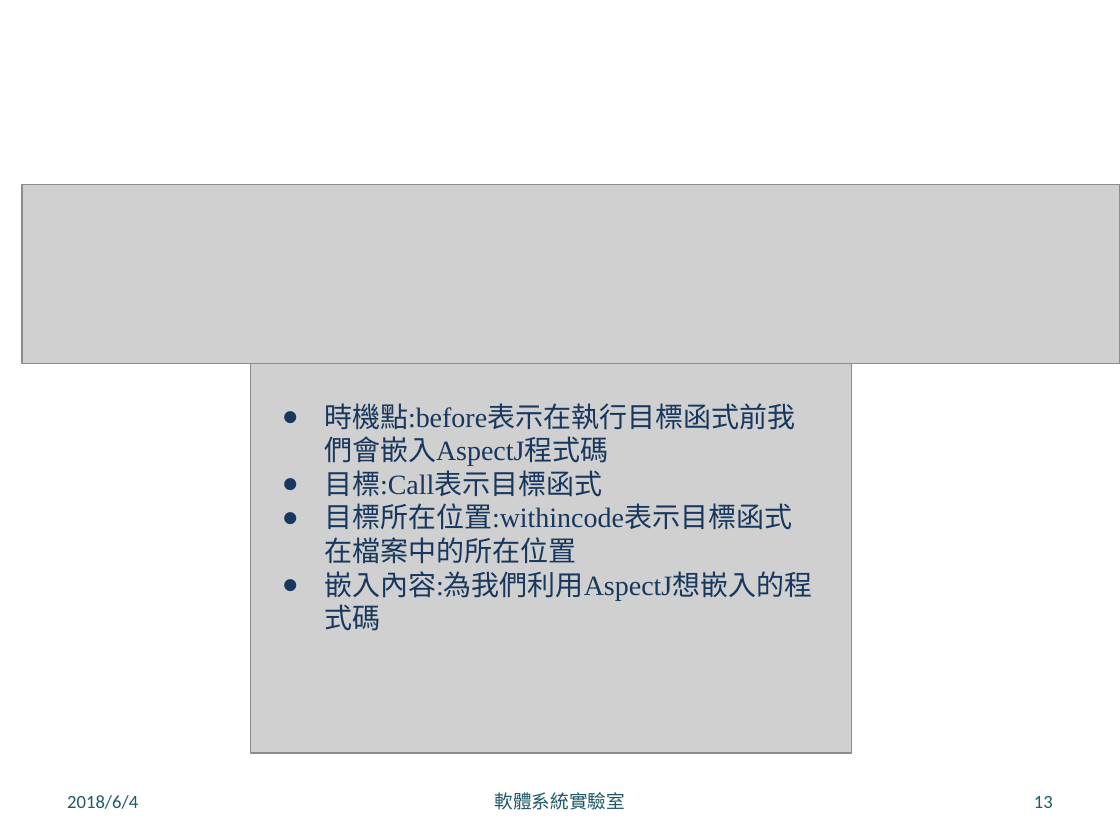
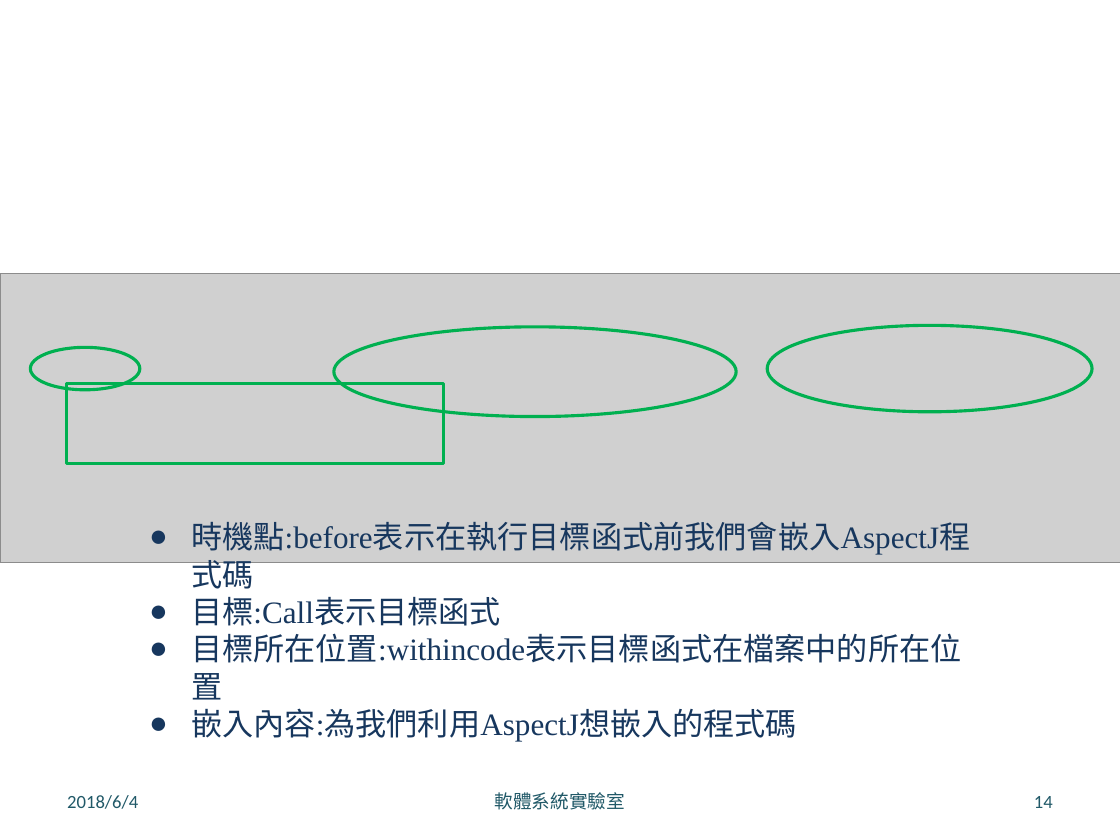
Before and after one commit to LeoLiu1209/Robusta-Thesis, a slide deck: slide 14 of 口試簡報 .pptx (slide 13 before the commit). Drawn at 1120x840 pixels with LibreOffice and Linux fonts; fonts in the diff are those of the drawing; grey boxes stand for pictures; background and template pictures are left out. Boxes give left, top, right and bottom in pixels: in the first picture for what was removed or moved away, otherwise in the second. Text is boxed around its words. In the diff, an @@ line names an element or a change of style, - is before the commit and + after.

```diff
--- a/口試簡報 .pptx
+++ b/口試簡報 .pptx
@@ picture: place and size @@
-picture at (22, 184, 1120, 364)
+picture at (0, 274, 1120, 563)
@@ picture removed at (251, 310, 851, 753) @@
@@ ellipse added at (334, 327, 736, 417), outline #00B050 2 pt @@
@@ ellipse added at (767, 325, 1092, 411), outline #00B050 2 pt @@
@@ ellipse added at (30, 347, 140, 390), outline #00B050 2 pt @@
@@ rectangle added at (66, 384, 444, 464), outline #00B050 2 pt @@
@@ text "時機點:before表示在執行目標函式前我們會嵌入AspectJ程式碼": place and size @@
-text "時機點:before表示在執行目標函式前我們會嵌入AspectJ程式碼" at (324, 403, 812, 601)
+text "時機點:before表示在執行目標函式前我們會嵌入AspectJ程式碼" at (191, 522, 970, 742)
@@ text "時機點:before表示在執行目標函式前我們會嵌入AspectJ程式碼" at (191, 522, 970, 742): size 18 to 20 pt @@
@@ page number at (1034, 796, 1053, 808): text changed @@
-13
+14
```
Also in this commit, not shown: 18 other slides changed, 5 slides added, 9 other files.
